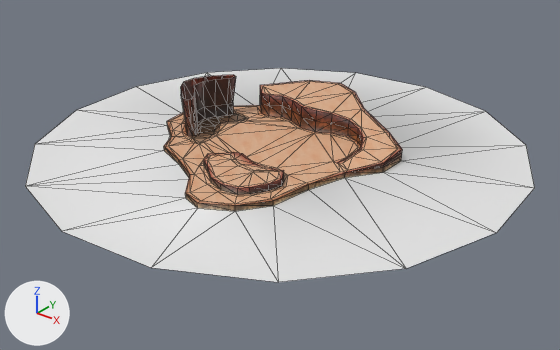
The glTF model assets/models/testarea.glb: old version first, new version second.
One viewpoint serves both versions: a camera (50 mm lens) standing at (192.1, -219.5, 122.2) and looking at (20.0, -4.3, -11.2). Every picture has the same lights, and +X, +Y and +Z are marked at lower left. Mesh edges are drawn as thin lines. Vertices at the same position are counted once.

Before the edit, the objects in view are built like this:
```python
me_circle = bpy.data.meshes.new('Circle')
me_circle.from_pydata(...)  # 325 vertices, 617 faces; spans x -83.0..112.0, y -95.0..100.0, z -2.0..16.0
# faces by material slot: [218, 361, 38]
me_circle.materials.append(mat_wall_002)
me_circle.materials.append(mat_floor_002)
me_circle.materials.append(mat_material)
ob_circle = bpy.data.objects.new('Circle', me_circle)
ob_circle.location = (0.0, 0.0, 0.0)
```
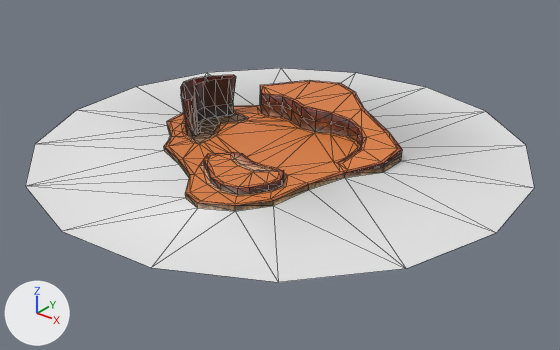
Boxes [x1, y1, x2, y2] around the edits, measured in the pictures (560 x 350 px):
part 1 of me_circle, recoloured: [164, 80, 402, 206] in both

What changed in the scene script:
```text
Change me_circle:
    where me_circle.from_pydata(...)  # 325 vertices, 617 faces; spans x -83.0..112.0, y -95.0..100.0, z -2.0..16.0
    used by ob_circle; location = (0.0, 0.0, 0.0)
    me_circle part 1: 317 faces centred in x -36.0..60.0, y -55.0..50.0, z 0.0..9.0 are repainted in the vertex colours; the middle colour goes from white #ffffff to beige #ffbe81
```
